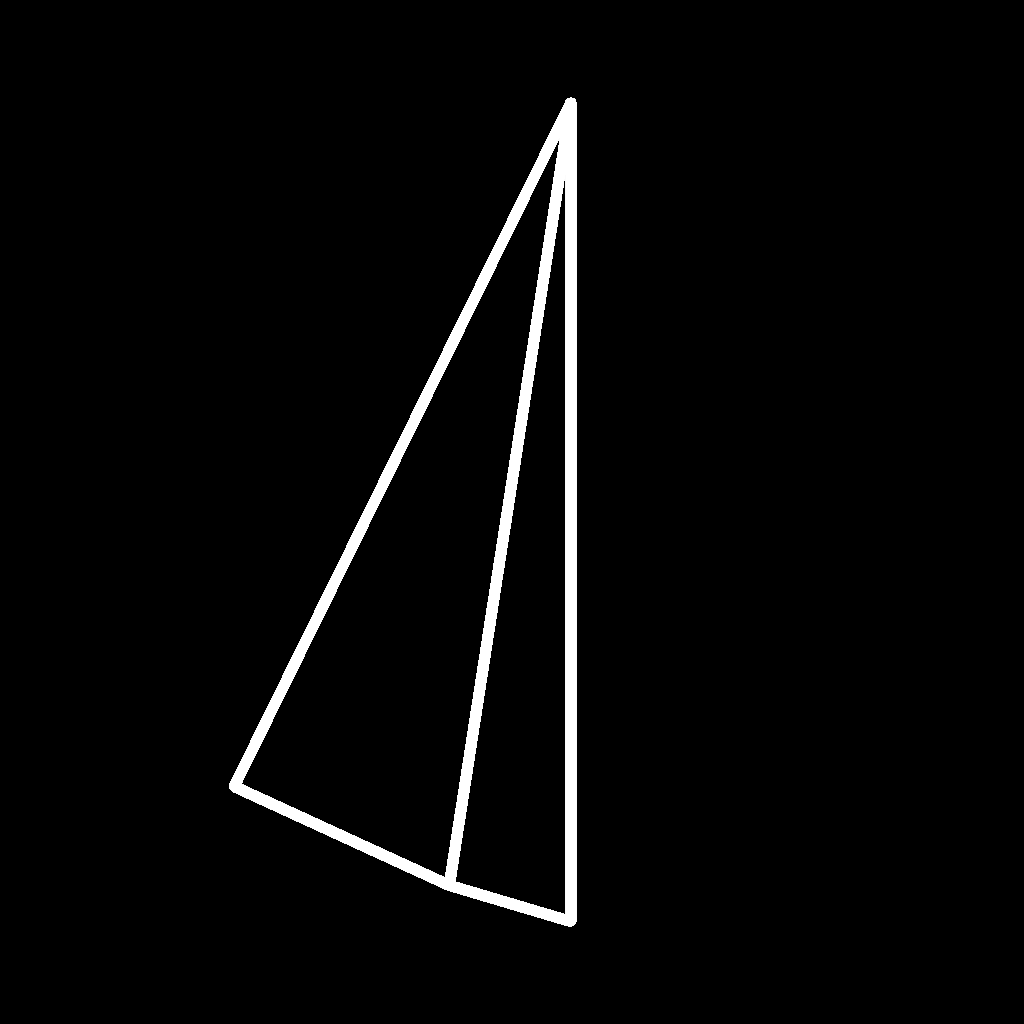
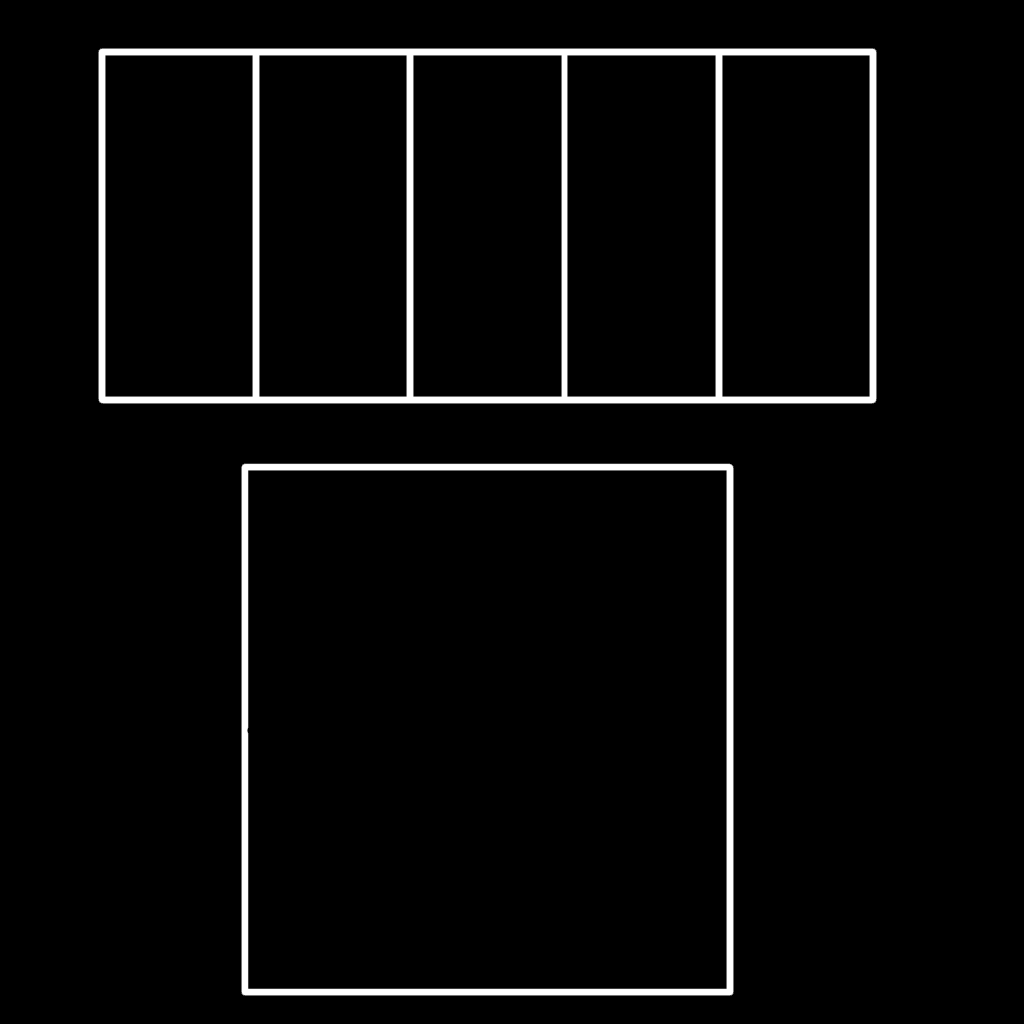
Layers edited between the first and the second w=1024, h=1024 image:
renamed "Original copy 16" to "Layer 1 copy 15", painted on it over [left=98, top=48, right=877, bottom=996]
